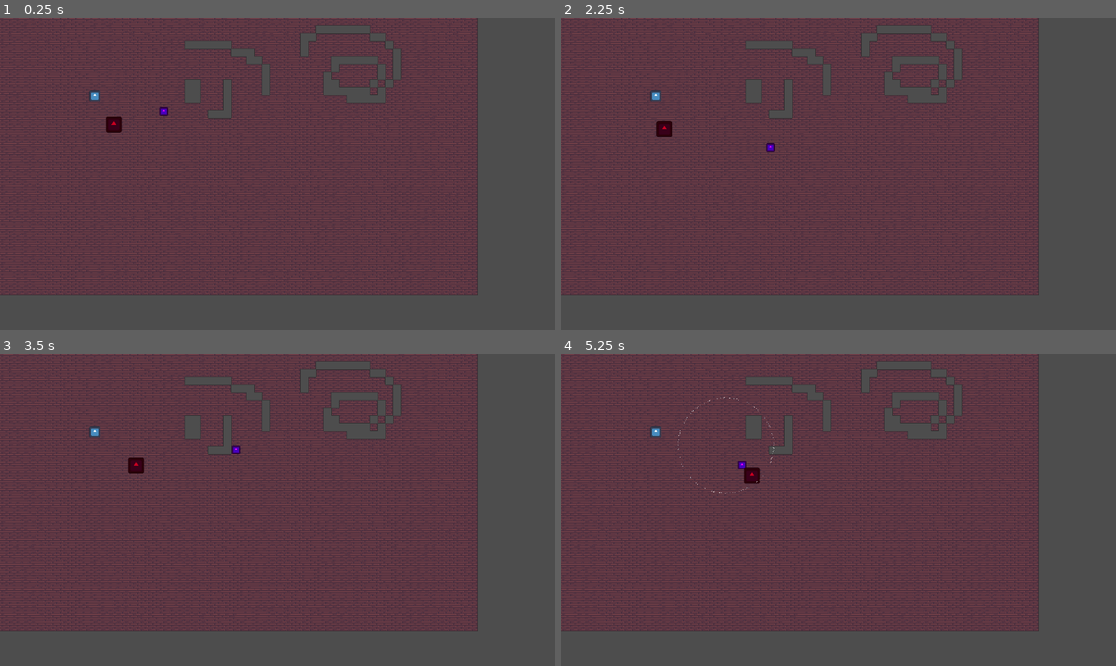
Above: before the commit, frames 1-4 (two rows, left to right).
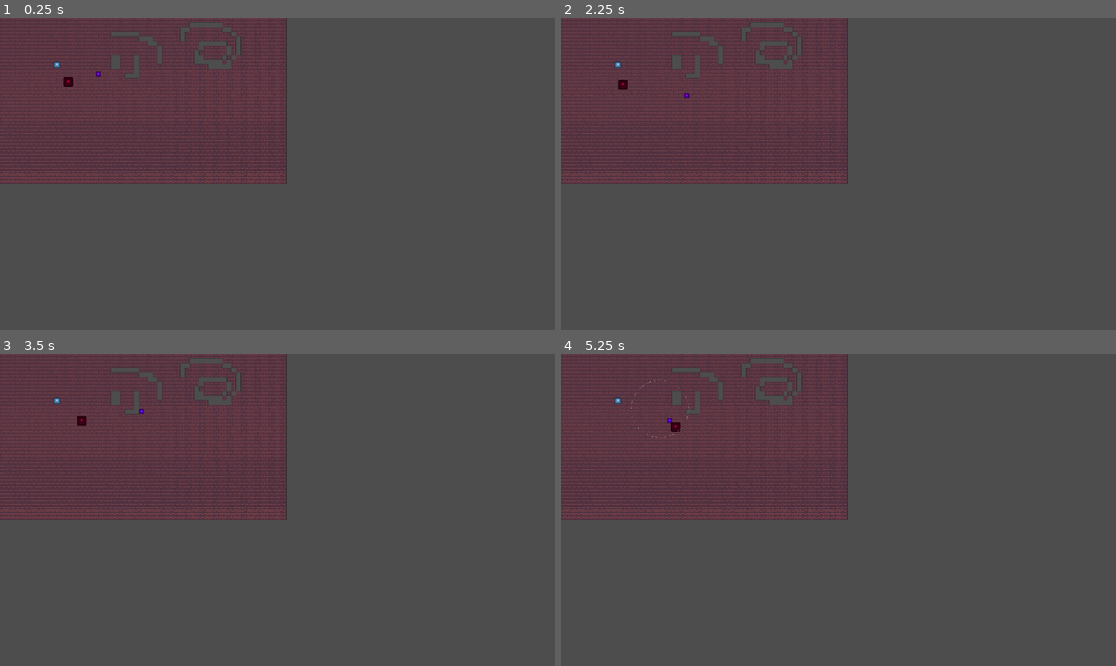
Above: after the commit, the same moments.

Repository: Josh-Farkas/Wizard-Game
Game: Godot game, scene res://Scenes/World.tscn
Two runs of this game, one before a commit and one after it. Both use one fixed random seed, a clock stepped at 60 frames per second and the inputs below. The engine's default icon, where the game draws it, is replaced by a stand-in: a white triangle on a blue panel in a dark square.
Inputs (mouse positions are in pixels of both pictures, inside the frame that each line leads up to):
- Up to frame 1 (0.25 s): no input
- Up to frame 2 (2.25 s): move the mouse to (960, 158) at 0.52 s; press the mouse at (960, 158) at 0.53 s; hold D (right) 0.53-1.28 s; tap Enter at 1.25 s; move the mouse to (727, 189) at 1.27 s; release the mouse at (727, 189) at 1.28 s; hold S (down) 1.28-2.03 s; click (727, 189) at 1.35 s; move the mouse to (894, 105) at 2.02 s; press the mouse at (894, 105) at 2.03 s; hold D (right) from 2.03 s (still down)
- Up to frame 3 (3.5 s): move the mouse to (249, 572) at 2.77 s; release D (right) at 2.78 s; release the mouse at (249, 572) at 2.78 s; hold W (up) from 2.78 s (still down); click (249, 572) at 2.85 s
- Up to frame 4 (5.25 s): move the mouse to (1005, 556) at 3.52 s; release W (up) at 3.53 s; press the mouse at (1005, 556) at 3.53 s; hold A (left) 3.53-5.03 s; move the mouse to (672, 463) at 4.27 s; release the mouse at (672, 463) at 4.28 s; click (672, 463) at 4.35 s; move the mouse to (866, 510) at 5.02 s; press the mouse at (866, 510) at 5.03 s; hold S (down) from 5.03 s (still down)

The runs differ from the first frame. In frame 1, 36% of the frame differs, in the area x 0-87%, y 0-89%; in frame 2, 36%; in frame 3, 36%; in frame 4, 36%.

Commit message:
Started UI for spell selection - Max

Diff:
--- /dev/null
+++ b/Scenes/UI/SpellSelectionButton.tscn
@@ -0,0 +1,62 @@
+[gd_scene load_steps=4 format=3 uid="uid://cxyfj3q3f2duu"]
+
+[ext_resource type="Texture2D" uid="uid://flucsypa2yt" path="res://Assets/NoTexture.png" id="1_dmwdi"]
+
+[sub_resource type="LabelSettings" id="LabelSettings_tpk4t"]
+font_size = 18
+outline_size = 12
+outline_color = Color(0, 0, 0, 1)
+
+[sub_resource type="LabelSettings" id="LabelSettings_sppqq"]
+font_size = 12
+font_color = Color(0.611765, 0.611765, 0.611765, 1)
+
+[node name="SpellSelectionButton" type="Button"]
+custom_minimum_size = Vector2(0, 75)
+size_flags_horizontal = 3
+tooltip_text = "This is the spell description. It should contain basic information about the spell."
+toggle_mode = true
+flat = true
+
+[node name="HBoxContainer" type="HBoxContainer" parent="."]
+layout_mode = 1
+anchors_preset = 15
+anchor_right = 1.0
+anchor_bottom = 1.0
+grow_horizontal = 2
+grow_vertical = 2
+
+[node name="CenterContainer" type="CenterContainer" parent="HBoxContainer"]
+custom_minimum_size = Vector2(75, 0)
+layout_mode = 2
+
+[node name="TextureRect" type="TextureRect" parent="HBoxContainer/CenterContainer"]
+custom_minimum_size = Vector2(64, 64)
+layout_mode = 2
+texture = ExtResource("1_dmwdi")
+
+[node name="VBoxContainer" type="VBoxContainer" parent="HBoxContainer"]
+layout_mode = 2
+size_flags_horizontal = 3
+
+[node name="Label" type="Label" parent="HBoxContainer/VBoxContainer"]
+layout_mode = 2
+text = "Spell Name"
+label_settings = SubResource("LabelSettings_tpk4t")
+
+[node name="Container" type="Control" parent="HBoxContainer/VBoxContainer"]
+layout_mode = 2
+size_flags_vertical = 3
+mouse_filter = 2
+
+[node name="Label2" type="Label" parent="HBoxContainer/VBoxContainer/Container"]
+layout_mode = 1
+anchors_preset = 15
+anchor_right = 1.0
+anchor_bottom = 1.0
+grow_horizontal = 2
+grow_vertical = 2
+text = "This is the spell description. It should contain basic information about the spell."
+label_settings = SubResource("LabelSettings_sppqq")
+autowrap_mode = 2
+text_overrun_behavior = 3
--- /dev/null
+++ b/Scenes/UI/SpellSelectionScreen.tscn
@@ -0,0 +1,134 @@
+[gd_scene load_steps=2 format=3 uid="uid://dm6dsbb6l4e7g"]
+
+[ext_resource type="PackedScene" uid="uid://cxyfj3q3f2duu" path="res://Scenes/UI/SpellSelectionButton.tscn" id="1_ccp8y"]
+
+[node name="SpellSelectionScreen" type="Control"]
+layout_mode = 3
+anchors_preset = 15
+anchor_right = 1.0
+anchor_bottom = 1.0
+grow_horizontal = 2
+grow_vertical = 2
+
+[node name="Panel" type="Panel" parent="."]
+layout_mode = 1
+anchors_preset = 15
+anchor_right = 1.0
+anchor_bottom = 1.0
+grow_horizontal = 2
+grow_vertical = 2
+
+[node name="MarginContainer" type="MarginContainer" parent="Panel"]
+layout_mode = 1
+anchors_preset = 15
+anchor_right = 1.0
+anchor_bottom = 1.0
+grow_horizontal = 2
+grow_vertical = 2
+theme_override_constants/margin_left = 300
+theme_override_constants/margin_top = 80
+theme_override_constants/margin_right = 300
+theme_override_constants/margin_bottom = 80
+
+[node name="VBoxContainer" type="VBoxContainer" parent="Panel/MarginContainer"]
+layout_mode = 2
+
+[node name="MarginContainer" type="MarginContainer" parent="Panel/MarginContainer/VBoxContainer"]
+layout_mode = 2
+theme_override_constants/margin_bottom = 40
+
+[node name="Panel" type="Panel" parent="Panel/MarginContainer/VBoxContainer/MarginContainer"]
+custom_minimum_size = Vector2(100, 100)
+layout_mode = 2
+size_flags_horizontal = 4
+
+[node name="MarginContainer" type="MarginContainer" parent="Panel/MarginContainer/VBoxContainer/MarginContainer/Panel"]
+layout_mode = 1
+anchors_preset = 15
+anchor_right = 1.0
+anchor_bottom = 1.0
+grow_horizontal = 2
+grow_vertical = 2
+theme_override_constants/margin_left = 10
+theme_override_constants/margin_top = 10
+theme_override_constants/margin_right = 10
+theme_override_constants/margin_bottom = 10
+
+[node name="HBoxContainer" type="HBoxContainer" parent="Panel/MarginContainer/VBoxContainer/MarginContainer/Panel/MarginContainer"]
+layout_mode = 2
+alignment = 1
+
+[node name="Panel" type="Panel" parent="Panel/MarginContainer/VBoxContainer/MarginContainer/Panel/MarginContainer/HBoxContainer"]
+layout_mode = 2
+size_flags_horizontal = 3
+
+[node name="Panel" type="Panel" parent="Panel/MarginContainer/VBoxContainer"]
+layout_mode = 2
+size_flags_vertical = 3
+
+[node name="HBoxContainer" type="HBoxContainer" parent="Panel/MarginContainer/VBoxContainer/Panel"]
+layout_mode = 1
+anchors_preset = 15
+anchor_right = 1.0
+anchor_bottom = 1.0
+grow_horizontal = 2
+grow_vertical = 2
+
+[node name="MarginContainer" type="MarginContainer" parent="Panel/MarginContainer/VBoxContainer/Panel/HBoxContainer"]
+layout_mode = 2
+size_flags_horizontal = 3
+theme_override_constants/margin_left = 20
+theme_override_constants/margin_top = 20
+theme_override_constants/margin_right = 10
+theme_override_constants/margin_bottom = 20
+
+[node name="Panel" type="Panel" parent="Panel/MarginContainer/VBoxContainer/Panel/HBoxContainer/MarginContainer"]
+layout_mode = 2
+
+[node name="MarginContainer" type="MarginContainer" parent="Panel/MarginContainer/VBoxContainer/Panel/HBoxContainer/MarginContainer/Panel"]
+layout_mode = 1
+anchors_preset = 15
+anchor_right = 1.0
+anchor_bottom = 1.0
+grow_horizontal = 2
+grow_vertical = 2
+theme_override_constants/margin_left = 10
+theme_override_constants/margin_top = 10
+theme_override_constants/margin_right = 10
+theme_override_constants/margin_bottom = 10
+
+[node name="GridContainer" type="GridContainer" parent="Panel/MarginContainer/VBoxContainer/Panel/HBoxContainer/MarginContainer/Panel/MarginContainer"]
+layout_mode = 2
+columns = 2
+
+[node name="SpellSelectionButton" parent="Panel/MarginContainer/VBoxContainer/Panel/HBoxContainer/MarginContainer/Panel/MarginContainer/GridContainer" instance=ExtResource("1_ccp8y")]
+layout_mode = 2
+
+[node name="SpellSelectionButton2" parent="Panel/MarginContainer/VBoxContainer/Panel/HBoxContainer/MarginContainer/Panel/MarginContainer/GridContainer" instance=ExtResource("1_ccp8y")]
+layout_mode = 2
+
+[node name="SpellSelectionButton3" parent="Panel/MarginContainer/VBoxContainer/Panel/HBoxContainer/MarginContainer/Panel/MarginContainer/GridContainer" instance=ExtResource("1_ccp8y")]
+layout_mode = 2
+
+[node name="SpellSelectionButton4" parent="Panel/MarginContainer/VBoxContainer/Panel/HBoxContainer/MarginContainer/Panel/MarginContainer/GridContainer" instance=ExtResource("1_ccp8y")]
+layout_mode = 2
+
+[node name="SpellSelectionButton5" parent="Panel/MarginContainer/VBoxContainer/Panel/HBoxContainer/MarginContainer/Panel/MarginContainer/GridContainer" instance=ExtResource("1_ccp8y")]
+layout_mode = 2
+
+[node name="SpellSelectionButton6" parent="Panel/MarginContainer/VBoxContainer/Panel/HBoxContainer/MarginContainer/Panel/MarginContainer/GridContainer" instance=ExtResource("1_ccp8y")]
+layout_mode = 2
+
+[node name="SpellSelectionButton7" parent="Panel/MarginContainer/VBoxContainer/Panel/HBoxContainer/MarginContainer/Panel/MarginContainer/GridContainer" instance=ExtResource("1_ccp8y")]
+layout_mode = 2
+
+[node name="MarginContainer2" type="MarginContainer" parent="Panel/MarginContainer/VBoxContainer/Panel/HBoxContainer"]
+layout_mode = 2
+size_flags_horizontal = 3
+theme_override_constants/margin_left = 10
+theme_override_constants/margin_top = 20
+theme_override_constants/margin_right = 20
+theme_override_constants/margin_bottom = 20
+
+[node name="Panel" type="Panel" parent="Panel/MarginContainer/VBoxContainer/Panel/HBoxContainer/MarginContainer2"]
+layout_mode = 2
--- a/project.godot
+++ b/project.godot
@@ -14,6 +14,12 @@
 run/main_scene="res://Scenes/World.tscn"
 config/features=PackedStringArray("4.1", "Forward Plus")
 config/icon="res://Assets/icon.svg"
+
+[display]
+
+window/size/viewport_width=1920
+window/size/viewport_height=1080
+window/size/mode=2
 
 [dotnet]
 
@@ -63,3 +69,7 @@
 3d/default_gravity_vector=Vector3(0, 0, 0)
 2d/default_gravity=0.0
 2d/default_gravity_vector=Vector2(0, 0)
+
+[rendering]
+
+textures/canvas_textures/default_texture_filter=0
Binary file added: Assets/NoTexture.png
Not shown, added: Assets/NoTexture.png.import
Not shown, changed: Scripts/Spells/Spell List.txt
